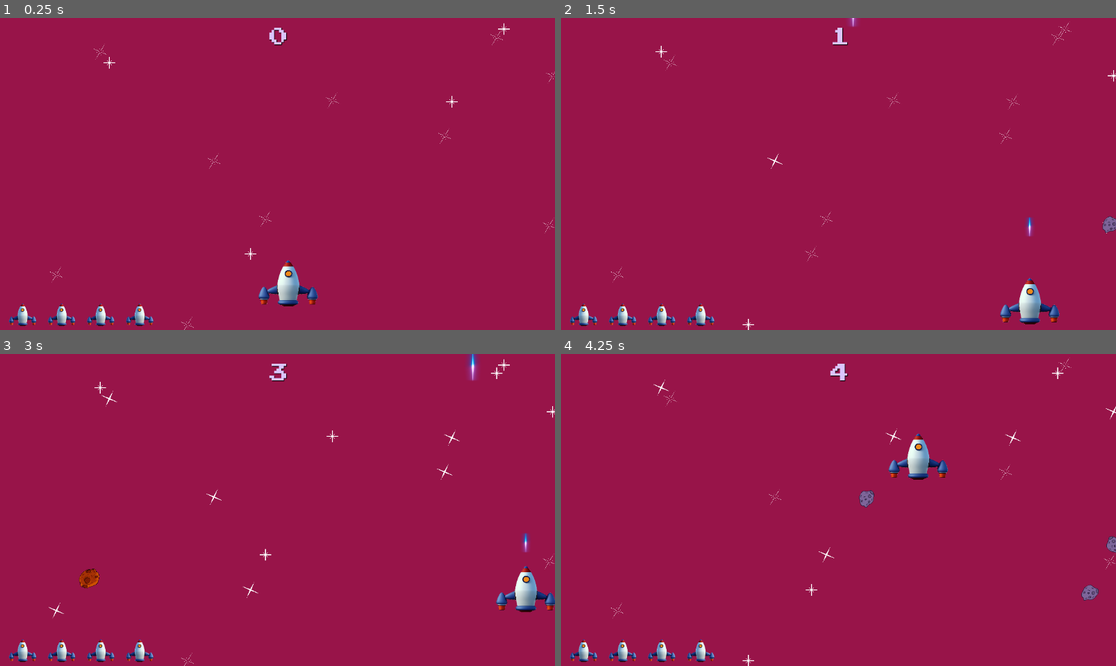
Above: before the commit, frames 1-4 (two rows, left to right).
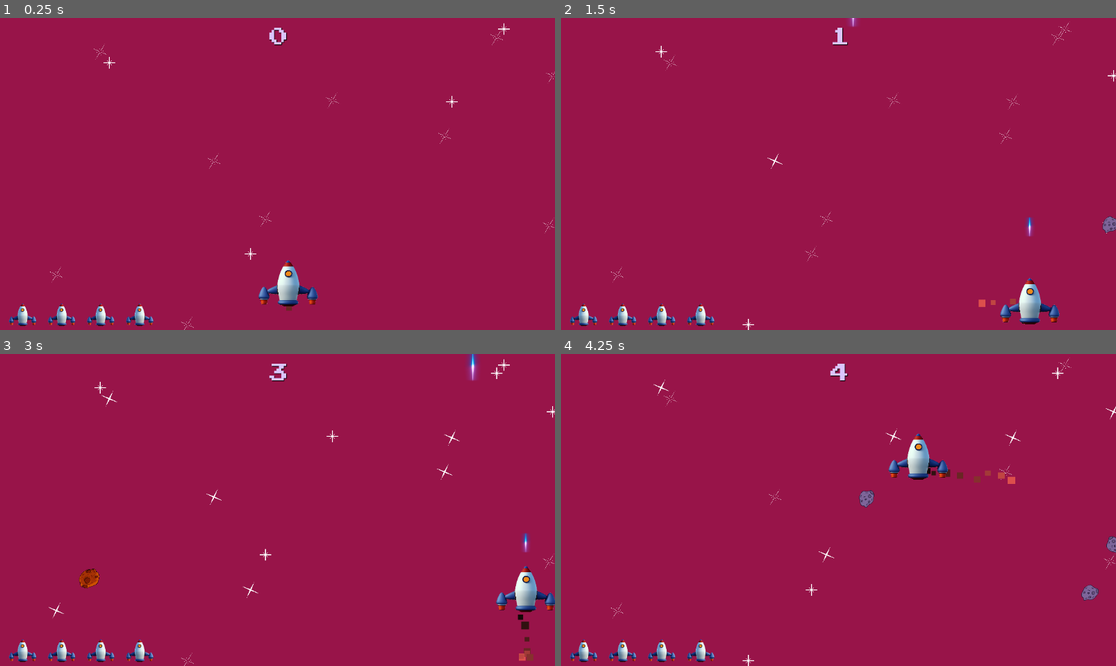
Above: after the commit, the same moments.

Repository: Alaa-Khaled210/Meteors-War
Game: Godot game, scene res://scense/level.tscn
Same seed, same stepped clock (60 frames per second), same inputs: the game is played once before the commit and once after it. Sound files missing from this copy of the repository are replaced by a short silence.
Inputs:
- Up to frame 1 (0.25 s): no input
- Up to frame 2 (1.5 s): hold Right (right) 0.53-1.28 s; hold Space (Shoot) 0.53-1.28 s; hold Down (down) from 1.28 s (still down); tap Space (Shoot) at 1.35 s
- Up to frame 3 (3 s): release Down (down) at 2.03 s; hold Right (right) 2.03-2.78 s; hold Space (Shoot) 2.03-2.78 s; hold Up (up) from 2.78 s (still down); tap Space (Shoot) at 2.85 s
- Up to frame 4 (4.25 s): release Up (up) at 3.53 s; hold Left (left) from 3.53 s (still down); hold Space (Shoot) from 3.53 s (still down)

The runs differ from the first frame. In frame 1, less than 0.1% of the frame differs, in the area x 51-53%, y 92-94%; in frame 2, less than 0.1%; in frame 3, 0.1%; in frame 4, 0.2%, in the area x 65-82%, y 36-42%.

Commit message:
home scene befor code

Diff:
--- /dev/null
+++ b/scense/home.tscn
@@ -0,0 +1,132 @@
+[gd_scene load_steps=7 format=3 uid="uid://co6ve4o0cy18h"]
+
+[ext_resource type="FontFile" uid="uid://crgknw0a00f6k" path="res://Graphic/Fonts/PressStart2P-Regular.ttf" id="1_nh084"]
+[ext_resource type="Texture2D" uid="uid://b00p4pesv0r1s" path="res://Graphic/vecteezy_spaceship-3d-rendering-icon-illustration_28605913.png" id="2_rnxhc"]
+[ext_resource type="Texture2D" uid="uid://cv4i2byqbank0" path="res://Graphic/meterors/3.png" id="3_0j2ps"]
+[ext_resource type="Texture2D" uid="uid://cdrc35jqua6l6" path="res://Graphic/meterors/4.png" id="4_oslit"]
+
+[sub_resource type="StyleBoxFlat" id="StyleBoxFlat_g1icw"]
+bg_color = Color(0.402366, 0.400553, 0.460239, 1)
+
+[sub_resource type="StyleBoxFlat" id="StyleBoxFlat_oslit"]
+corner_radius_top_left = 16
+corner_radius_top_right = 16
+corner_radius_bottom_right = 16
+corner_radius_bottom_left = 16
+shadow_size = 5
+shadow_offset = Vector2(0, 3.41)
+
+[node name="home" type="Control"]
+layout_mode = 3
+anchors_preset = 15
+anchor_right = 1.0
+anchor_bottom = 1.0
+grow_horizontal = 2
+grow_vertical = 2
+
+[node name="ColorRect" type="ColorRect" parent="."]
+layout_mode = 1
+anchors_preset = 15
+anchor_right = 1.0
+anchor_bottom = 1.0
+grow_horizontal = 2
+grow_vertical = 2
+color = Color(0.556863, 0.560784, 0.67451, 0.65098)
+
+[node name="MarginContainer" type="MarginContainer" parent="."]
+layout_mode = 0
+offset_right = 40.0
+offset_bottom = 40.0
+theme_override_constants/margin_left = 10
+
+[node name="rocket" type="Sprite2D" parent="."]
+position = Vector2(150, 517)
+rotation = 0.949459
+scale = Vector2(0.125527, 0.113777)
+texture = ExtResource("2_rnxhc")
+
+[node name="Sprite2D" type="Sprite2D" parent="."]
+position = Vector2(1048.72, 99.972)
+rotation = 0.949459
+scale = Vector2(0.261628, 0.250386)
+texture = ExtResource("3_0j2ps")
+
+[node name="bg" type="Panel" parent="."]
+layout_mode = 1
+anchors_preset = 8
+anchor_left = 0.5
+anchor_top = 0.5
+anchor_right = 0.5
+anchor_bottom = 0.5
+offset_left = -301.5
+offset_top = -211.5
+offset_right = 301.5
+offset_bottom = 211.5
+grow_horizontal = 2
+grow_vertical = 2
+theme_override_styles/panel = SubResource("StyleBoxFlat_g1icw")
+
+[node name="MarginContainer" type="MarginContainer" parent="bg"]
+layout_mode = 0
+offset_right = 40.0
+offset_bottom = 40.0
+theme_override_constants/margin_left = 20
+theme_override_constants/margin_top = 20
+theme_override_constants/margin_right = 20
+theme_override_constants/margin_bottom = 20
+
+[node name="VBoxContainer" type="VBoxContainer" parent="bg/MarginContainer"]
+layout_mode = 2
+size_flags_horizontal = 4
+theme_override_constants/separation = 20
+alignment = 1
+
+[node name="title" type="Label" parent="bg/MarginContainer/VBoxContainer"]
+layout_mode = 2
+size_flags_vertical = 0
+theme_override_colors/font_color = Color(0.920759, 0.851209, 0.962248, 1)
+theme_override_colors/font_shadow_color = Color(0, 0, 0, 1)
+theme_override_fonts/font = ExtResource("1_nh084")
+theme_override_font_sizes/font_size = 50
+text = "Meteor Wars"
+horizontal_alignment = 1
+vertical_alignment = 1
+
+[node name="playgame" type="Button" parent="bg/MarginContainer/VBoxContainer"]
+layout_mode = 2
+size_flags_vertical = 3
+theme_override_colors/font_color = Color(0.92692, 0.79755, 0.931981, 1)
+theme_override_constants/outline_size = 20
+theme_override_constants/h_separation = 0
+theme_override_constants/icon_max_width = 50
+theme_override_fonts/font = ExtResource("1_nh084")
+theme_override_font_sizes/font_size = 30
+theme_override_icons/icon = ExtResource("4_oslit")
+theme_override_styles/normal = SubResource("StyleBoxFlat_oslit")
+text = "Play"
+
+[node name="instructions" type="Button" parent="bg/MarginContainer/VBoxContainer"]
+layout_mode = 2
+size_flags_vertical = 3
+theme_override_colors/font_color = Color(0.92692, 0.79755, 0.931981, 1)
+theme_override_constants/outline_size = 20
+theme_override_constants/h_separation = 0
+theme_override_constants/icon_max_width = 50
+theme_override_fonts/font = ExtResource("1_nh084")
+theme_override_font_sizes/font_size = 30
+theme_override_icons/icon = ExtResource("4_oslit")
+theme_override_styles/normal = SubResource("StyleBoxFlat_oslit")
+text = "Instructios"
+
+[node name="exit" type="Button" parent="bg/MarginContainer/VBoxContainer"]
+layout_mode = 2
+size_flags_vertical = 3
+theme_override_colors/font_color = Color(0.92692, 0.79755, 0.931981, 1)
+theme_override_constants/outline_size = 20
+theme_override_constants/h_separation = 0
+theme_override_constants/icon_max_width = 50
+theme_override_fonts/font = ExtResource("1_nh084")
+theme_override_font_sizes/font_size = 30
+theme_override_icons/icon = ExtResource("4_oslit")
+theme_override_styles/normal = SubResource("StyleBoxFlat_oslit")
+text = "Exit"
--- a/scense/player.tscn
+++ b/scense/player.tscn
@@ -1,13 +1,26 @@
-[gd_scene load_steps=4 format=3 uid="uid://gru7a4scjdhp"]
+[gd_scene load_steps=5 format=3 uid="uid://gru7a4scjdhp"]
 
 [ext_resource type="Texture2D" uid="uid://b00p4pesv0r1s" path="res://Graphic/vecteezy_spaceship-3d-rendering-icon-illustration_28605913.png" id="1_7qrku"]
 [ext_resource type="Script" uid="uid://cisp8jdwpesvs" path="res://scense/player.gd" id="1_kc2or"]
 [ext_resource type="AudioStream" uid="uid://dek0a6pj6lmpr" path="res://Audio/mixkit-short-laser-gun-shot-1670.wav" id="3_rtp1y"]
 
+[sub_resource type="Gradient" id="Gradient_rtp1y"]
+
 [node name="Player" type="CharacterBody2D"]
 collision_mask = 6
 script = ExtResource("1_kc2or")
 speed = 200
+
+[node name="CPUParticles2D" type="CPUParticles2D" parent="."]
+position = Vector2(1, 45)
+lifetime = 0.4
+emission_shape = 1
+emission_sphere_radius = 12.35
+gravity = Vector2(0, 100)
+scale_amount_min = 8.39
+scale_amount_max = 15.79
+color = Color(0.902459, 0.322686, 0.309278, 1)
+color_ramp = SubResource("Gradient_rtp1y")
 
 [node name="playerimg" type="Sprite2D" parent="."]
 position = Vector2(1.1875, 7.8125)
@@ -23,7 +36,7 @@
 gizmo_extents = 45.9
 
 [node name="LaserTimer" type="Timer" parent="."]
-wait_time = 0.5
+wait_time = 0.25
 one_shot = true
 
 [node name="LaserSound" type="AudioStreamPlayer2D" parent="."]
Not shown, added: Audio/mixkit-retro-arcade-casino-notification-211.wav.import
Not shown, added: Audio/mixkit-retro-arcade-casino-notification-211.wav
